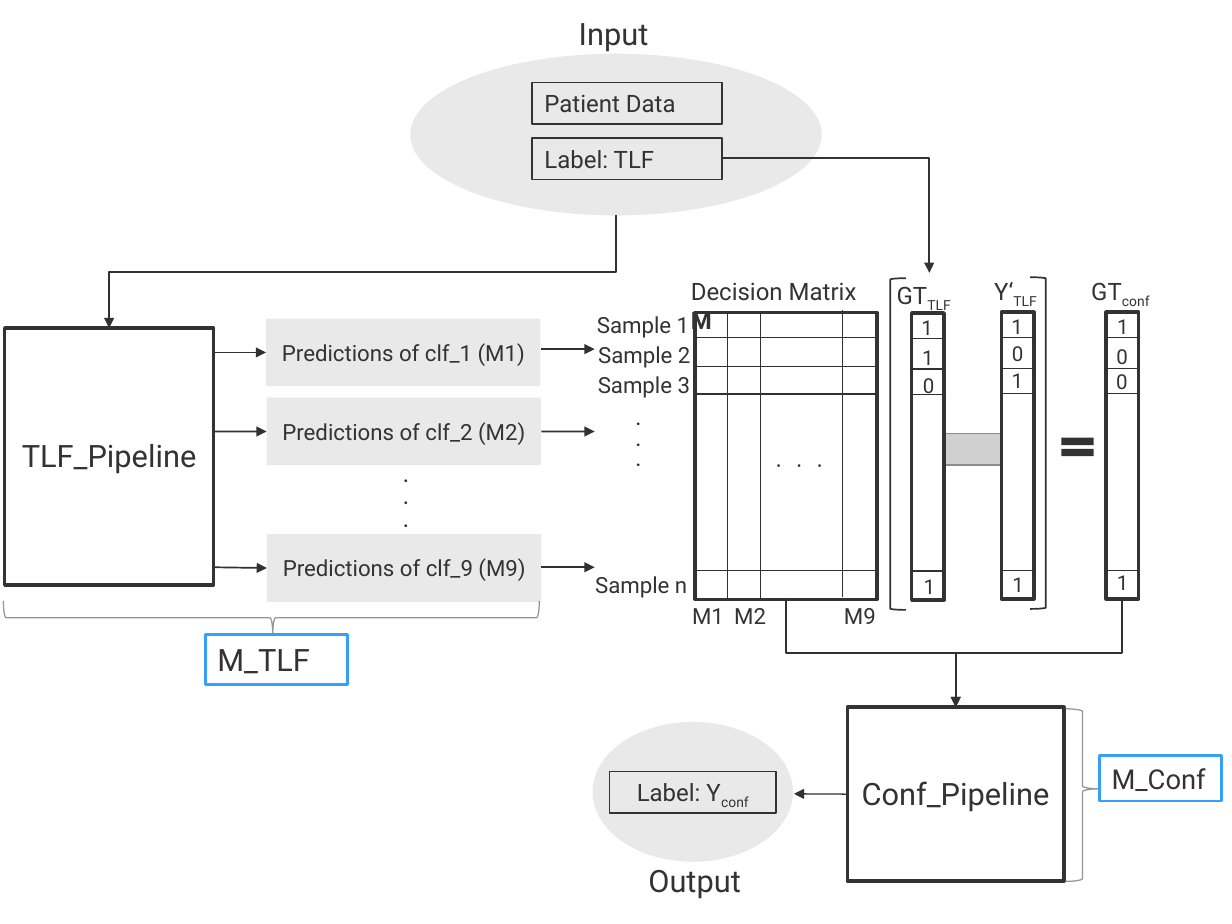
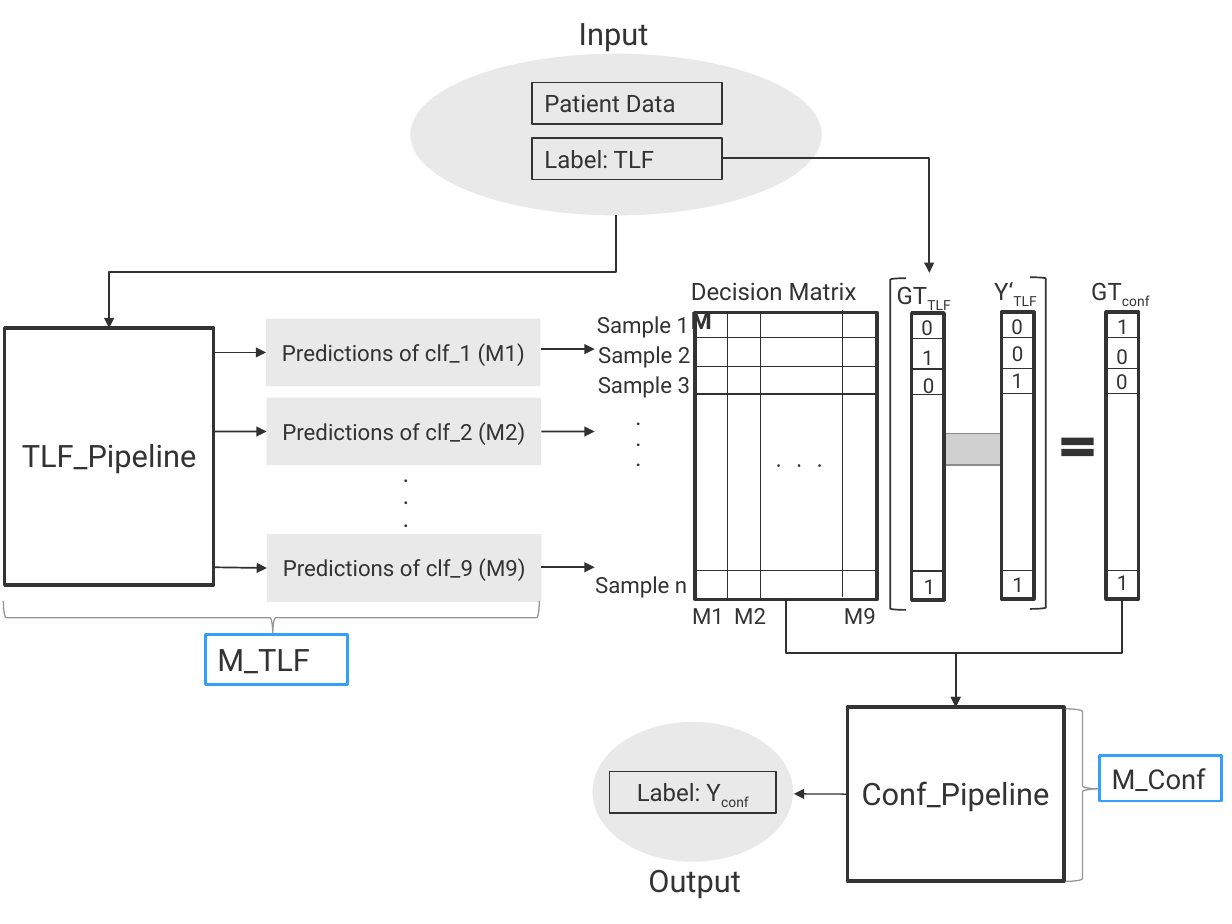
Before and after one commit to IceQueen1996/Masterarbeit, a slide deck: slide 13 of presentations/ProgressReport.pptx. Drawn at 1232x924 pixels with LibreOffice and Linux fonts; fonts in the diff are those of the drawing; grey boxes stand for pictures. Boxes give left, top, right and bottom in pixels: in the first picture for what was removed or moved away, otherwise in the second. Text is boxed around its words. In the diff, an @@ line names an element or a change of style, - is before the commit and + after.

Commit message:
update progRep

```diff
--- a/presentations/ProgressReport.pptx
+++ b/presentations/ProgressReport.pptx
@@ text at (x1=921, y1=320, x2=933, y2=339): text changed @@
-1
+0
@@ text at (x1=1011, y1=319, x2=1023, y2=338): text changed @@
-1
+0
```
